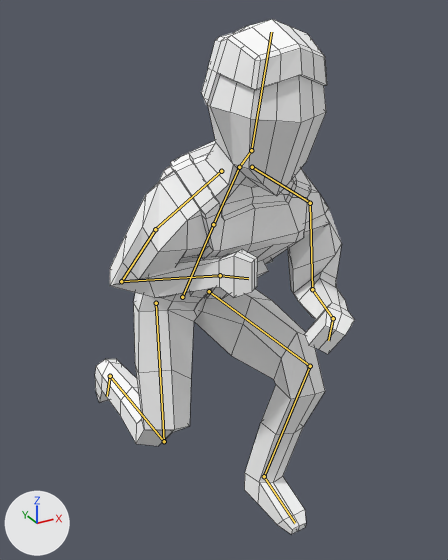
Renders of the Blender file soldier_alpha_toon_material.blend from each side of a commit.
One viewpoint serves both versions: a 50 mm camera at (-4.24, -8.96, 8.19) aimed at (0.29, -0.71, 4.07). The lights are fixed; the arrows at lower left show +X, +Y and +Z. Both versions are drawn at frame 140 of the action 'Animation'; the numbers are the values there. The bones that bend it are drawn over the model as lines. Mesh edges are drawn as thin lines.

The first picture shows 'Man'.
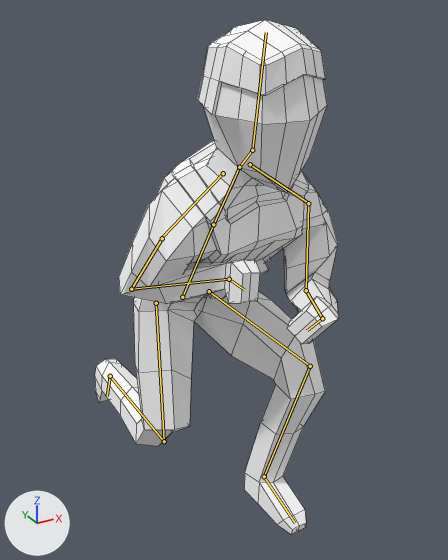
Commit message: Fixed hands positions

What the commit changed:
Bone 'upperTorso' (bone_uppertorso) turns from (1, 0, 0) to (1, 12, 0) degrees about its own x, y and z.
Bone 'clavicleR' (bone_clavicler) turns from (18, -10, -11) to (12, -7, -4) degrees about its own x, y and z.
Bone 'handR' (bone_handr) turns from (8, -15, 1) to (3, -25, 46) degrees about its own x, y and z.
Bone 'clavicleL' (bone_claviclel) turns from (7, 2, -14) to (15, 10, -22) degrees about its own x, y and z.
Bone 'upperArmL' (bone_upperarml) turns from (-67, -33, 38) to (-66, -31, 37) degrees about its own x, y and z.
Bone 'lowerArmL' (bone_lowerarml) turns from (-43, 45, 43) to (-46, 45, 38) degrees about its own x, y and z.
Bone 'handL' (bone_handl) turns from (28, 7, -2) to (22, -9, 17) degrees about its own x, y and z.

What differs and where, as boxes (x1, y1, x2, y2) in the pictures (448 x 560 px):
'Man', posed (7% narrower)
    before: (95, 19, 355, 534)
    after: (95, 20, 338, 534)
bone 'clavicleR', root to tip
    before: (221, 171) to (155, 229)
    after: (223, 173) to (161, 238)
bone 'handR', root to tip
    before: (220, 275) to (248, 278)
    after: (229, 279) to (244, 289)
bone 'clavicleL', root to tip
    before: (252, 167) to (310, 202)
    after: (250, 164) to (308, 203)
bone 'upperArmL', root to tip
    before: (310, 203) to (312, 289)
    after: (308, 203) to (306, 290)
bone 'lowerArmL', root to tip
    before: (312, 289) to (333, 318)
    after: (306, 290) to (322, 318)
bone 'handL', root to tip
    before: (333, 318) to (328, 340)
    after: (322, 318) to (307, 330)
